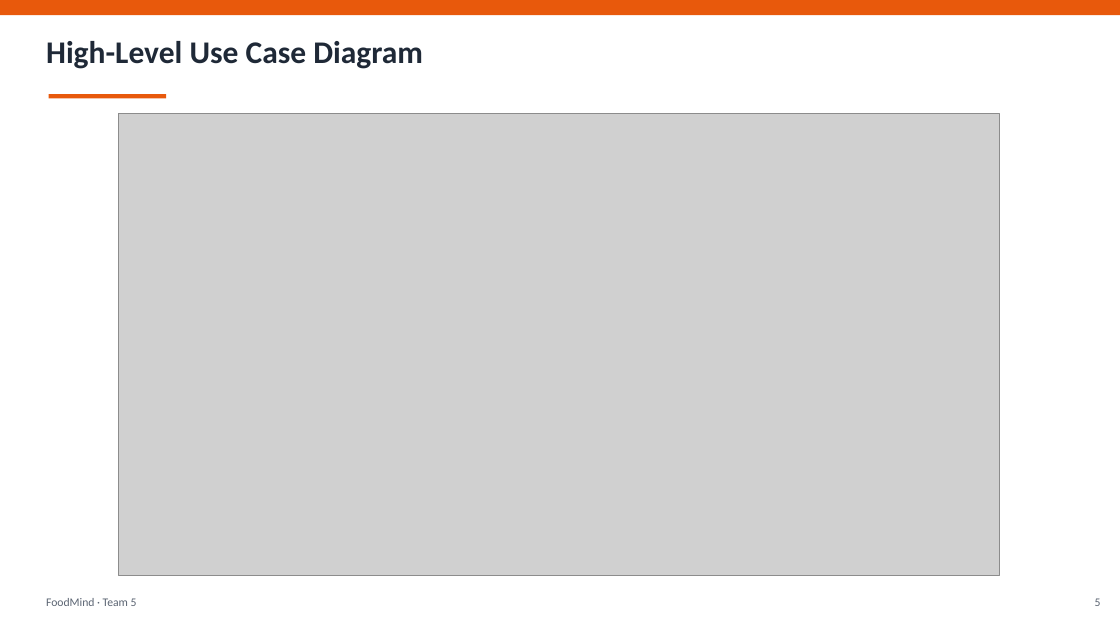
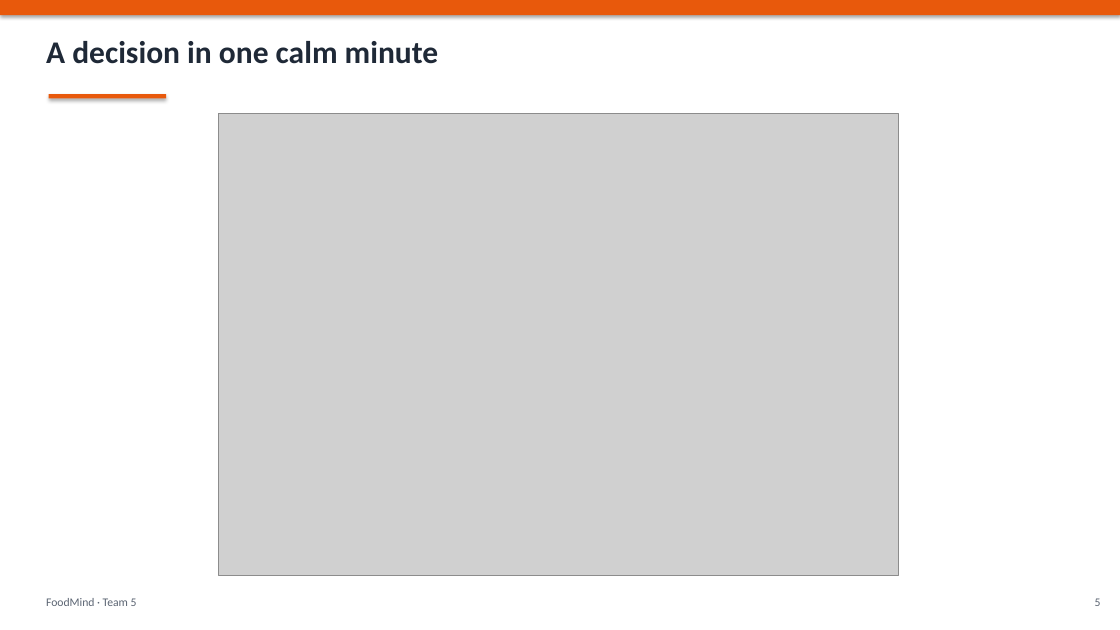
Before and after one commit to foodmind-team/foodmind-docs, a slide deck: slide 7 of presentation/slides/FoodMind_Final_Presentation.pptx. Drawn at 1120x630 pixels with LibreOffice and Linux fonts; fonts in the diff are those of the drawing; grey boxes stand for pictures. Boxes give left, top, right and bottom in pixels: in the first picture for what was removed or moved away, otherwise in the second. Text is boxed around its words. In the diff, an @@ line names an element or a change of style, - is before the commit and + after.

```diff
--- a/presentation/slides/FoodMind_Final_Presentation.pptx
+++ b/presentation/slides/FoodMind_Final_Presentation.pptx
@@ rectangle at box(0, 0, 1120, 15): shadow on @@
@@ rectangle added at box(0, 0, 1120, 630), fill #FFFFFF @@
@@ text at box(46, 41, 439, 64): text changed @@
-High-Level Use Case Diagram
+A decision in one calm minute
@@ rectangle at box(49, 94, 166, 98): shadow on @@
@@ picture: place and size @@
-picture at box(118, 113, 1000, 576)
+picture at box(219, 113, 899, 576)
```
Also in this commit, not shown: 13 other slides changed, 13 slides added, 13 slides removed.
